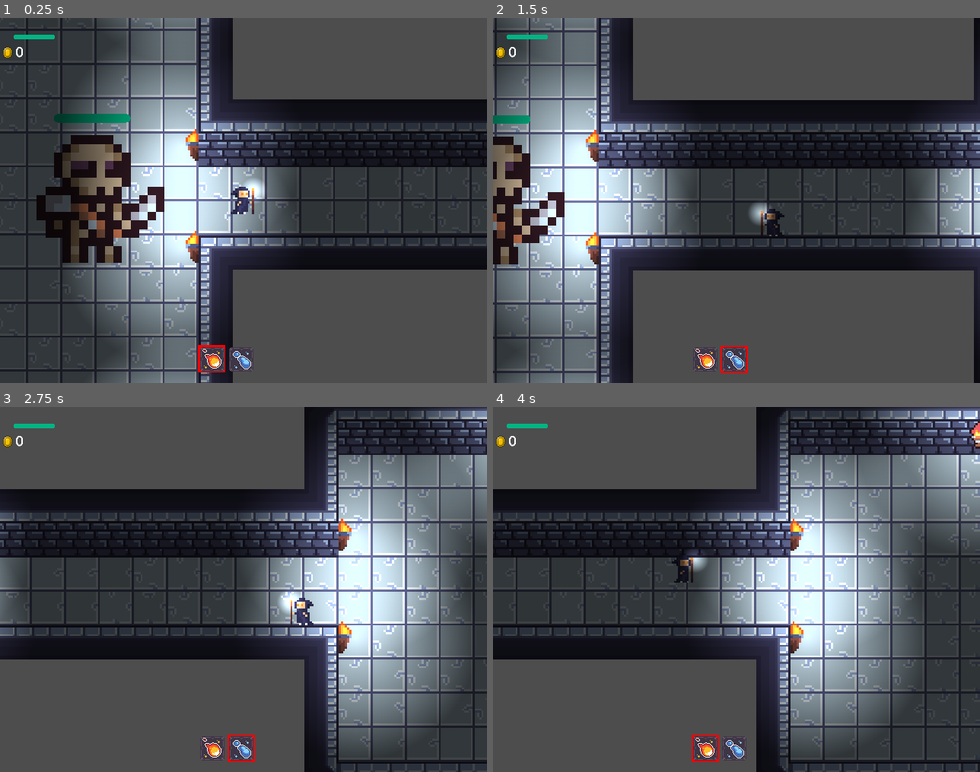
Above: before the commit, frames 1-4 (two rows, left to right).
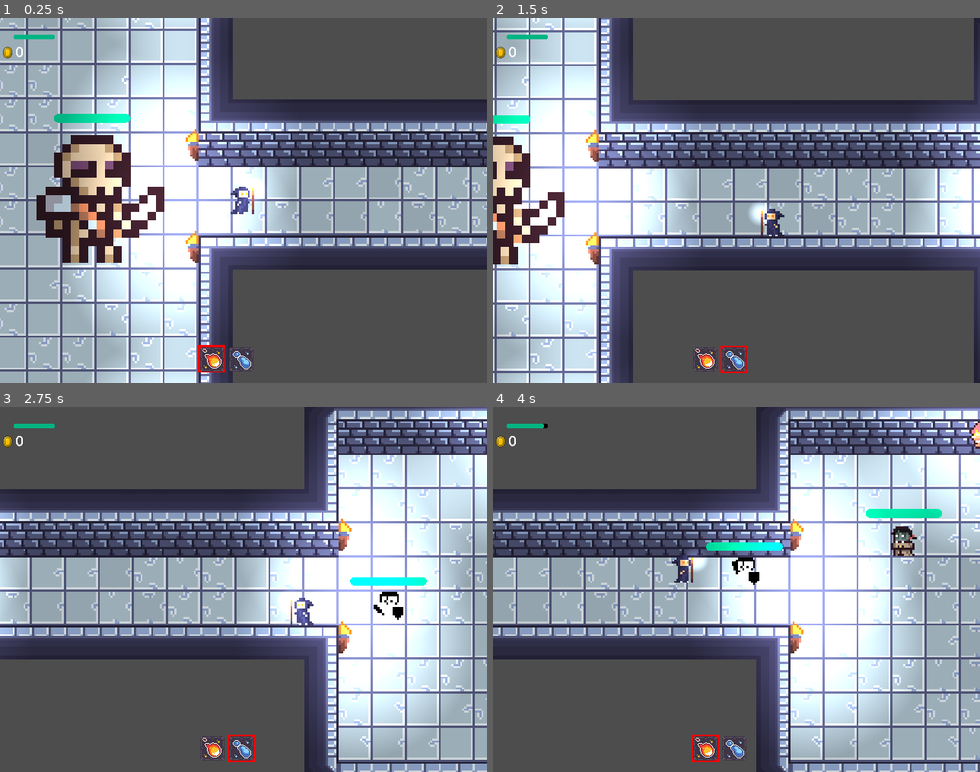
Above: after the commit, the same moments.

Repository: always-hehe-devs/top-down-game
Game: Godot game, scene res://World.tscn
Same seed, same stepped clock (60 frames per second), same inputs: the game is played once before the commit and once after it.
Inputs (mouse positions are in pixels of both pictures, inside the frame that each line leads up to):
- Up to frame 1 (0.25 s): no input
- Up to frame 2 (1.5 s): tap Enter at 0.5 s; move the mouse to (843, 182) at 0.52 s; hold D (right) 0.53-1.28 s; tap Q (attack_1) at 0.6 s; move the mouse to (639, 218) at 1.27 s; hold S (down) from 1.28 s (still down); tap E (attack_2) at 1.35 s
- Up to frame 3 (2.75 s): move the mouse to (292, 509) at 2.02 s; release S (down) at 2.03 s; hold D (right) from 2.03 s (still down); hold Space (dash) from 2.03 s (still down)
- Up to frame 4 (4 s): move the mouse to (712, 662) at 2.77 s; release D (right) at 2.78 s; release Space (dash) at 2.78 s; hold W (up) 2.78-3.53 s; click (712, 662) at 2.85 s; move the mouse to (882, 644) at 3.52 s; hold A (left) from 3.53 s (still down); tap Q (attack_1) at 3.6 s

The runs differ from the first frame. In frame 1, 71% of the frame differs, in the area x 0-100%, y 0-100%; in frame 2, 62%; in frame 3, 66%; in frame 4, 70%.

Commit message:
Added defence to skeleton knight mob

Diff:
--- a/BaseMob.gd
+++ b/BaseMob.gd
@@ -1,6 +1,6 @@
 class_name BaseMob extends Enemy
 
-@onready var animation = $AnimatedSprite2D
+@onready var animation := $AnimatedSprite2D
 @onready var navigation_agent = $NavigationAgent2D as NavigationAgent2D
 
 var speed = 40
--- a/BaseMob.tscn
+++ b/BaseMob.tscn
@@ -8,7 +8,7 @@
 [ext_resource type="Script" path="res://HurtBox.gd" id="6_pmjbq"]
 
 [sub_resource type="CapsuleShape2D" id="CapsuleShape2D_gbwf5"]
-radius = 6.0
+radius = 4.0
 height = 14.0
 
 [sub_resource type="SpriteFrames" id="SpriteFrames_nqc62"]
--- a/Coin.gd
+++ b/Coin.gd
@@ -17,7 +17,6 @@
 func _physics_process(delta: float) -> void:
 	if global_position.y <= initial_position.y:
 		gravity= gravity*0.95
-		print(gravity)
 		velocity += gravity * delta
 		global_position += velocity * delta
 	if target:
--- a/SkeletonKnightMob.gd
+++ b/SkeletonKnightMob.gd
@@ -1,31 +1,77 @@
 extends BaseMob
 
-enum MOB_STATE {IDLE, FOLLOWING, AIMING, DEAD }
+enum MOB_STATE {IDLE, FOLLOWING, AIMING, ATTACKING, DEAD, DEFENCE }
 
 var current_state = MOB_STATE.IDLE
 
 @onready var hitbox := $HitBox
+@onready var stance_timer := $ChangeStanceTimer
+@onready var following_stance_timer := $FollowingStanceTimer
+
+var rng = RandomNumberGenerator.new()
 
 func _ready():
 	hitbox.set_disabled(true)
+	stance_timer.one_shot = true
+	stance_timer.timeout.connect(change_stance)
+	following_stance_timer.one_shot = true
+	following_stance_timer.timeout.connect(change_following_stance)
 
 func _physics_process(_delta):
 
 	match current_state:
+		MOB_STATE.IDLE:
+			play_animation("Idle")
 		MOB_STATE.AIMING:
 			var is_player_visible = check_if_player_is_visible()
 			if is_player_visible:
 				current_state = MOB_STATE.FOLLOWING
 		MOB_STATE.FOLLOWING:
+			play_animation("Idle")
 			var is_player_visible = check_if_player_is_visible()
 			if is_player_visible:
+				if following_stance_timer.is_stopped():
+					following_stance_timer.start(rng.randf_range(2.0, 5.0))
+				if global_position.distance_to(target.global_position) < 30:
+					current_state = MOB_STATE.ATTACKING
 				move()
-				attack()
 			else:
 				current_state = MOB_STATE.AIMING
+		MOB_STATE.ATTACKING:
+			following_stance_timer.stop()
+			set_stance_timer()
+			attack()
+			move()
+		MOB_STATE.DEFENCE:
+			set_stance_timer()
+			defend()
+			move()
 
 func attack():
+	if global_position.distance_to(target.global_position) > 30:
+		current_state = MOB_STATE.FOLLOWING
 	hitbox.set_disabled(false)
+	play_animation("Attack")
+
+func defend():
+	play_animation("Defence")
+
+func change_stance():
+	if current_state == MOB_STATE.ATTACKING:
+		current_state = MOB_STATE.DEFENCE
+	elif current_state == MOB_STATE.DEFENCE:
+		current_state = MOB_STATE.ATTACKING
+
+
+func change_following_stance():
+	if current_state == MOB_STATE.FOLLOWING:
+		current_state = MOB_STATE.DEFENCE
+	elif current_state == MOB_STATE.DEFENCE:
+		current_state = MOB_STATE.FOLLOWING
+
+func set_stance_timer():
+	if stance_timer.is_stopped():
+		stance_timer.start(rng.randf_range(2.0, 5.0))
 
 func move():
 	rotate_sprite()
@@ -42,3 +88,7 @@
 
 func on_body_exited(_body):
 	current_state = MOB_STATE.IDLE
+
+func play_animation(animation_name):
+	if animation.animation != animation_name:
+		animation.play(animation_name)
--- a/SkeletonKnightMob.tscn
+++ b/SkeletonKnightMob.tscn
@@ -1,12 +1,100 @@
-[gd_scene load_steps=7 format=3 uid="uid://bnkyfacndy05b"]
+[gd_scene load_steps=18 format=3 uid="uid://bnkyfacndy05b"]
 
 [ext_resource type="PackedScene" uid="uid://cw8pudw003ja0" path="res://BaseMob.tscn" id="1_e8yym"]
 [ext_resource type="Script" path="res://SkeletonKnightMob.gd" id="2_0b8bq"]
 [ext_resource type="Texture2D" uid="uid://bj2yumsf81bmf" path="res://assets/enemies/skeleton_knight.png" id="3_pbnfy"]
+[ext_resource type="Texture2D" uid="uid://6xrqi52b2xip" path="res://assets/enemies/skeleton_knight-Sheet.png" id="3_t0ueo"]
 [ext_resource type="Script" path="res://HitBox.gd" id="4_myg33"]
+
+[sub_resource type="AtlasTexture" id="AtlasTexture_dhtnx"]
+atlas = ExtResource("3_t0ueo")
+region = Rect2(0, 0, 16, 16)
+
+[sub_resource type="AtlasTexture" id="AtlasTexture_sepqo"]
+atlas = ExtResource("3_t0ueo")
+region = Rect2(16, 0, 16, 16)
+
+[sub_resource type="AtlasTexture" id="AtlasTexture_cujpb"]
+atlas = ExtResource("3_t0ueo")
+region = Rect2(32, 0, 16, 16)
+
+[sub_resource type="AtlasTexture" id="AtlasTexture_vsy8q"]
+atlas = ExtResource("3_t0ueo")
+region = Rect2(48, 0, 16, 16)
+
+[sub_resource type="AtlasTexture" id="AtlasTexture_d8e1c"]
+atlas = ExtResource("3_t0ueo")
+region = Rect2(64, 0, 16, 16)
+
+[sub_resource type="AtlasTexture" id="AtlasTexture_ojcjr"]
+atlas = ExtResource("3_t0ueo")
+region = Rect2(80, 0, 16, 16)
+
+[sub_resource type="AtlasTexture" id="AtlasTexture_la0gx"]
+atlas = ExtResource("3_t0ueo")
+region = Rect2(96, 0, 16, 16)
+
+[sub_resource type="AtlasTexture" id="AtlasTexture_uhvtd"]
+atlas = ExtResource("3_t0ueo")
+region = Rect2(112, 0, 16, 16)
+
+[sub_resource type="AtlasTexture" id="AtlasTexture_xqbr2"]
+atlas = ExtResource("3_t0ueo")
+region = Rect2(128, 0, 16, 16)
+
+[sub_resource type="AtlasTexture" id="AtlasTexture_ipotw"]
+atlas = ExtResource("3_t0ueo")
+region = Rect2(144, 0, 16, 16)
+
+[sub_resource type="AtlasTexture" id="AtlasTexture_832nh"]
+atlas = ExtResource("3_t0ueo")
+region = Rect2(160, 0, 16, 16)
 
 [sub_resource type="SpriteFrames" id="SpriteFrames_vv56k"]
 animations = [{
+"frames": [{
+"duration": 1.0,
+"texture": SubResource("AtlasTexture_dhtnx")
+}, {
+"duration": 1.0,
+"texture": SubResource("AtlasTexture_sepqo")
+}, {
+"duration": 1.0,
+"texture": SubResource("AtlasTexture_cujpb")
+}, {
+"duration": 1.0,
+"texture": SubResource("AtlasTexture_vsy8q")
+}, {
+"duration": 1.0,
+"texture": SubResource("AtlasTexture_d8e1c")
+}, {
+"duration": 1.0,
+"texture": SubResource("AtlasTexture_ojcjr")
+}, {
+"duration": 1.0,
+"texture": SubResource("AtlasTexture_la0gx")
+}],
+"loop": true,
+"name": &"Attack",
+"speed": 10.0
+}, {
+"frames": [{
+"duration": 1.0,
+"texture": SubResource("AtlasTexture_uhvtd")
+}, {
+"duration": 1.0,
+"texture": SubResource("AtlasTexture_xqbr2")
+}, {
+"duration": 1.0,
+"texture": SubResource("AtlasTexture_ipotw")
+}, {
+"duration": 1.0,
+"texture": SubResource("AtlasTexture_832nh")
+}],
+"loop": false,
+"name": &"Defence",
+"speed": 10.0
+}, {
 "frames": [{
 "duration": 1.0,
 "texture": ExtResource("3_pbnfy")
@@ -16,21 +104,23 @@
 "speed": 5.0
 }]
 
-[sub_resource type="RectangleShape2D" id="RectangleShape2D_uqo41"]
-size = Vector2(10, 10)
-
 [node name="SkeletonKnightMob" instance=ExtResource("1_e8yym")]
 script = ExtResource("2_0b8bq")
 
 [node name="AnimatedSprite2D" parent="." index="1"]
 sprite_frames = SubResource("SpriteFrames_vv56k")
-frame_progress = 0.0
+animation = &"Defence"
+frame = 3
+frame_progress = 1.0
 
 [node name="HitBox" type="Area2D" parent="." index="6"]
 collision_layer = 8
 collision_mask = 8
 script = ExtResource("4_myg33")
 
-[node name="CollisionShape2D" type="CollisionShape2D" parent="HitBox" index="0"]
-position = Vector2(10, 0)
-shape = SubResource("RectangleShape2D_uqo41")
+[node name="CollisionShape2D" type="CollisionPolygon2D" parent="HitBox" index="0"]
+polygon = PackedVector2Array(6, -9, 15, -9, 15, 14, 0, 14, 0, 8, 6, 8)
+
+[node name="ChangeStanceTimer" type="Timer" parent="." index="7"]
+
+[node name="FollowingStanceTimer" type="Timer" parent="." index="8"]
--- a/VampireMob.tscn
+++ b/VampireMob.tscn
@@ -1,110 +1,13 @@
-[gd_scene load_steps=13 format=3 uid="uid://dgwy0vfbmao7a"]
+[gd_scene load_steps=3 format=3 uid="uid://txn0ld07irxn"]
 
-[ext_resource type="Script" path="res://VampireMob.gd" id="1_s5lm6"]
-[ext_resource type="Texture2D" uid="uid://n6843ugy36mg" path="res://assets/vampire_v2_1.png" id="2_hi1fs"]
-[ext_resource type="Texture2D" uid="uid://b2apoqa08dnyd" path="res://assets/vampire_v2_2.png" id="3_j2p3j"]
-[ext_resource type="Texture2D" uid="uid://kae74idmprek" path="res://assets/vampire_v2_3.png" id="4_5l3nb"]
-[ext_resource type="Texture2D" uid="uid://c7ywbk2licci1" path="res://assets/vampire_v2_4.png" id="5_1llda"]
-[ext_resource type="Script" path="res://HurtBox.gd" id="6_fqymn"]
+[ext_resource type="PackedScene" uid="uid://cw8pudw003ja0" path="res://BaseMob.tscn" id="1_unwxk"]
+[ext_resource type="Script" path="res://VampireMob.gd" id="2_y7m6g"]
 
-[sub_resource type="CapsuleShape2D" id="CapsuleShape2D_gbwf5"]
-radius = 6.0
-height = 14.0
+[node name="VampireMob" instance=ExtResource("1_unwxk")]
+script = ExtResource("2_y7m6g")
 
-[sub_resource type="SpriteFrames" id="SpriteFrames_nqc62"]
-animations = [{
-"frames": [{
-"duration": 1.0,
-"texture": ExtResource("2_hi1fs")
-}, {
-"duration": 1.0,
-"texture": ExtResource("3_j2p3j")
-}, {
-"duration": 1.0,
-"texture": ExtResource("4_5l3nb")
-}, {
-"duration": 1.0,
-"texture": ExtResource("5_1llda")
-}],
-"loop": true,
-"name": &"Idle",
-"speed": 5.0
-}]
+[node name="ProgressBar" parent="." index="3"]
+metadata/_edit_use_anchors_ = true
 
-[sub_resource type="RectangleShape2D" id="RectangleShape2D_ijewr"]
-size = Vector2(16, 16)
-
-[sub_resource type="StyleBoxFlat" id="StyleBoxFlat_ph2sq"]
-bg_color = Color(0, 0, 0, 1)
-corner_radius_top_left = 2
-corner_radius_top_right = 2
-corner_radius_bottom_right = 2
-corner_radius_bottom_left = 2
-anti_aliasing = false
-
-[sub_resource type="StyleBoxFlat" id="StyleBoxFlat_u132j"]
-bg_color = Color(0, 0.705882, 0.513726, 1)
-corner_radius_top_left = 2
-corner_radius_top_right = 2
-corner_radius_bottom_right = 2
-corner_radius_bottom_left = 2
-anti_aliasing = false
-
-[sub_resource type="CircleShape2D" id="CircleShape2D_ltnfb"]
-radius = 200.01
-
-[node name="VampireMob" type="CharacterBody2D"]
-z_index = 1
-collision_layer = 4
-collision_mask = 23
-script = ExtResource("1_s5lm6")
-
-[node name="CollisionShape2D" type="CollisionShape2D" parent="."]
-shape = SubResource("CapsuleShape2D_gbwf5")
-
-[node name="AnimatedSprite2D" type="AnimatedSprite2D" parent="."]
-texture_filter = 1
-sprite_frames = SubResource("SpriteFrames_nqc62")
-animation = &"Idle"
-frame_progress = 0.660208
-
-[node name="HurtBox" type="Area2D" parent="."]
-collision_layer = 8
-collision_mask = 8
-script = ExtResource("6_fqymn")
-
-[node name="CollisionShape2D" type="CollisionShape2D" parent="HurtBox"]
-shape = SubResource("RectangleShape2D_ijewr")
-debug_color = Color(0.956863, 0, 0.529412, 0.419608)
-
-[node name="ProgressBar" type="ProgressBar" parent="."]
-unique_name_in_owner = true
-offset_left = -18.0
-offset_top = -15.0
-offset_right = 18.0
-offset_bottom = -11.0
-theme_override_styles/background = SubResource("StyleBoxFlat_ph2sq")
-theme_override_styles/fill = SubResource("StyleBoxFlat_u132j")
-value = 100.0
-show_percentage = false
-
-[node name="Timer" type="Timer" parent="."]
+[node name="Timer" type="Timer" parent="." index="6"]
 wait_time = 2.0
-
-[node name="DetectArea" type="Area2D" parent="."]
-position = Vector2(21, -14)
-collision_layer = 4
-collision_mask = 2
-
-[node name="CollisionShape" type="CollisionShape2D" parent="DetectArea"]
-position = Vector2(-21, 15)
-shape = SubResource("CircleShape2D_ltnfb")
-
-[node name="NavigationAgent2D" type="NavigationAgent2D" parent="."]
-path_postprocessing = 1
-avoidance_enabled = true
-
-[connection signal="timeout" from="Timer" to="." method="_on_timer_timeout"]
-[connection signal="body_entered" from="DetectArea" to="." method="_on_detect_area_body_entered"]
-[connection signal="body_exited" from="DetectArea" to="." method="_on_detect_area_body_exited"]
-[connection signal="velocity_computed" from="NavigationAgent2D" to="." method="_on_navigation_agent_2d_velocity_computed"]
--- a/World.tscn
+++ b/World.tscn
@@ -1201,12 +1201,19 @@
 wait_time = 2.0
 
 [node name="CanvasModulate" type="CanvasModulate" parent="."]
+visible = false
 color = Color(0.317647, 0.317647, 0.317647, 1)
 
 [node name="Mobs" type="Node" parent="."]
 
 [node name="SkeletonKnightMob" parent="Mobs" instance=ExtResource("11_xcyix")]
 position = Vector2(174, 124)
+
+[node name="SkeletonKnightMob2" parent="Mobs" instance=ExtResource("11_xcyix")]
+position = Vector2(-1376, -100)
+
+[node name="VampireMob2" parent="Mobs" instance=ExtResource("3_ev4mk")]
+position = Vector2(-1335, -129)
 
 [node name="VampireMob" parent="Mobs" instance=ExtResource("3_ev4mk")]
 position = Vector2(143, 99)
Not shown: 1 places in World.tscn that only renumber resources
Binary file added: assets/enemies/skeleton_knight-Sheet.png
Not shown, added: assets/enemies/skeleton_knight-Sheet.png.import
